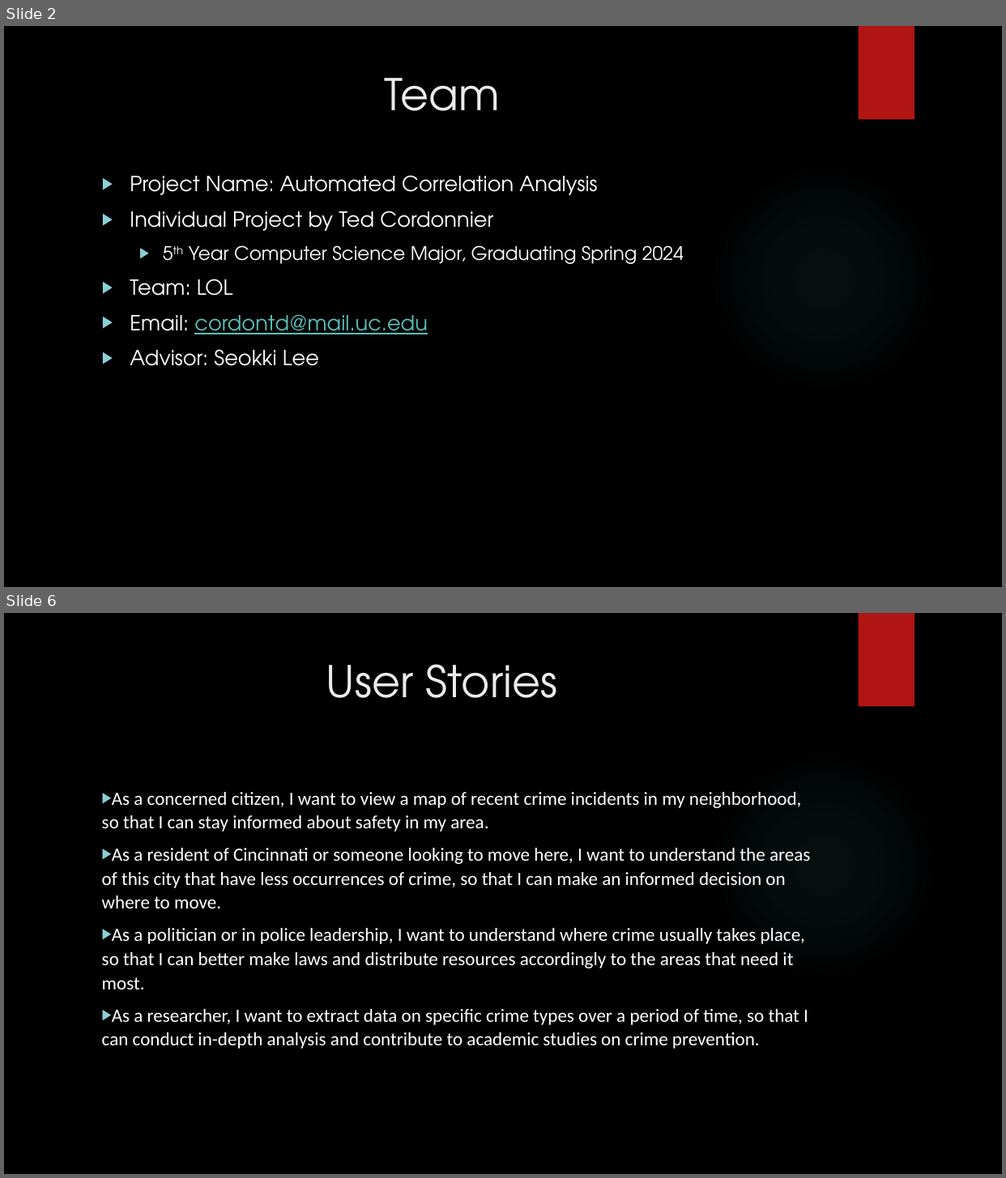
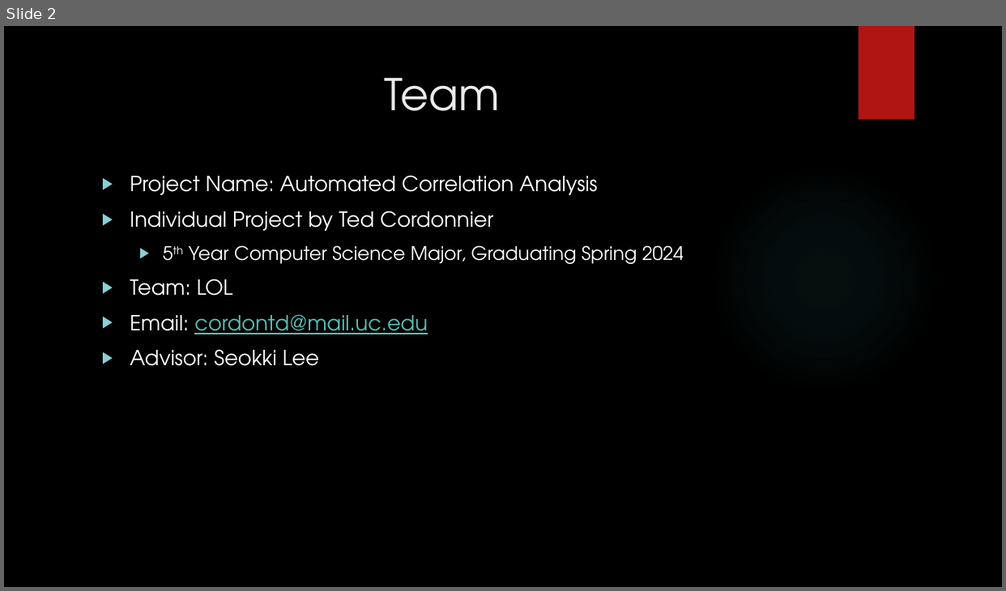
Before and after one commit to tedcordonnier/SeniorDesign, a slide deck: Spring_Presentation.pptx. Shown one above the other, each under a label of ours: slides 2 and 6 before the commit, slide 2 after it; the slides between them are not shown. The pictures are 1006x1178 and 1006x591 pixels, drawn with LibreOffice and Linux fonts; fonts in the diff are those of the drawing; background and template pictures are left out. Boxes give left, top, right and bottom in pixels: in the first picture for what was removed or moved away, otherwise in the second. Text is boxed around its words. In the diff, an @@ line names an element or a change of style, - is before the commit and + after.

```diff
--- a/Spring_Presentation.pptx
+++ b/Spring_Presentation.pptx
@@ slide 6 removed at (4,613,1002,1174), background picture (left out); not listed: 2 template elements that a slide beside it also shows @@
@@ title removed at (326,664,557,698) @@
-User Stories
@@ text removed at (102,792,810,1049) @@
-▶ As a concerned citizen, I want to view a map of recent crime incidents in my neighborhood, so that I can stay informed about safety in my area.
-▶ As a resident of Cincinnati or someone looking to move here, I want to understand the areas of this city that have less occurrences of crime, so that I can make an informed decision on where to move.
-▶ As a politician or in police leadership, I want to understand where crime usually takes place, so that I can better make laws and distribute resources accordingly to the areas that need it most.
-▶ As a researcher, I want to extract data on specific crime types over a period of time, so that I can conduct in-depth analysis and contribute to academic studies on crime prevention.
```
Also in this commit, not shown: 2 slides changed, 7 slides added, 7 other slides removed, 18 other files.
